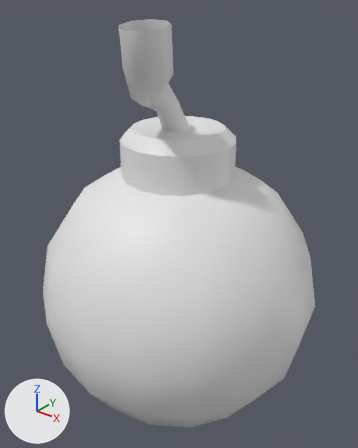
Two versions of the FBX model PFATAL/Assets/_Graph/Meshes/Consommable/Mesh_Bombe.fbx, one commit apart.
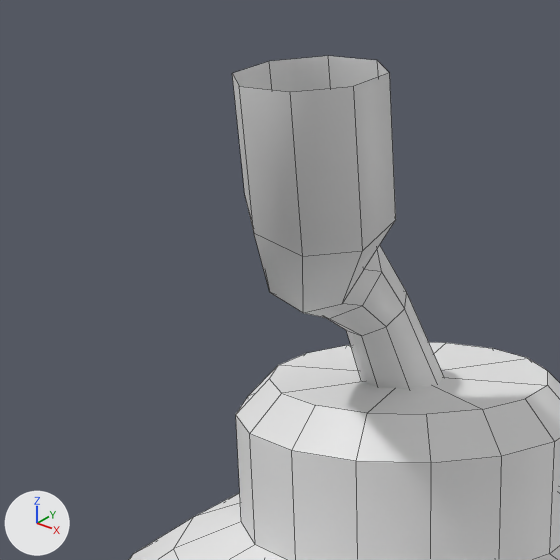
Old and new are each drawn whole from a camera (50 mm lens) standing at (0.397, -0.494, 0.608) and looking at (-0.003, 0.005, 0.298) and again close up on the part from 11% to 64% of the width and 0% to 42% of the height. Lighting does not change. The marker at lower left points along +X, +Y and +Z. The last two pictures show the newer version. The close-ups show mesh edges as thin lines.

The first close-up shows 'Mesh_Bombe'.
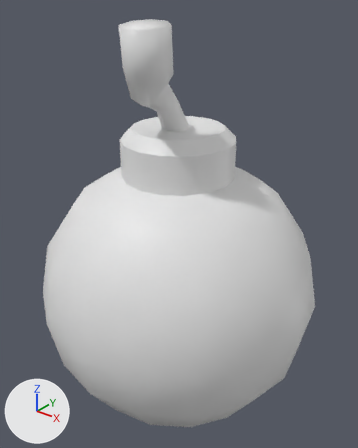
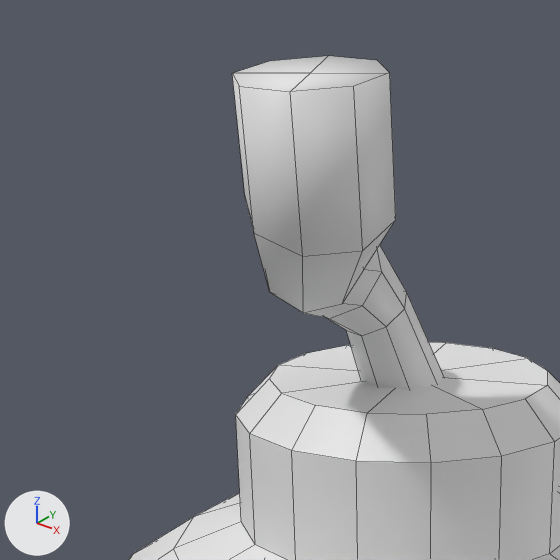
The newer file is also turned or shifted as a whole; pictures and numbers use the older file's frame.

Location of each change, [x1, y1, x2, y2] in pixels of the close-ups (560 x 560 px):
```json
{"part": 1, "of": "me_mesh_bombe_001", "change": "added", "after": [232, 56, 389, 92]}
```

Edits to the scene script, one JSON object a line:
```json
{"block": "me_mesh_bombe_001", "where": "# used by ob_mesh_bombe; location = (0.0, 0.0, 0.0)"}
{"block": "me_mesh_bombe_001", "where": "# verts and faces of me_mesh_bombe_001; kept vertices keep their numbers, new ones are numbered from 210"}
{"block": "me_mesh_bombe_001", "where": "# before: 202 (0.054, -0.078, 0.57) at pixel (389, 72), 203 (0.037, -0.064, 0.573) at pixel (377, 60), 204 (0.016, -0.067, 0.574) at pixel (328, 55), 205 (0.002, -0.083, 0.572) at pixel (269, 61), 206 (0.004, -0.104, 0.569) at pixel (232, 73)"}
{"block": "me_mesh_bombe_001", "where": "# before: 207 (0.021, -0.117, 0.567) at pixel (239, 86), 208 (0.042, -0.115, 0.566) at pixel (290, 91), 209 (0.056, -0.099, 0.567) at pixel (353, 86)"}
{"op": "remove", "block": "me_mesh_bombe_001", "code": "me_mesh_bombe_001.from_pydata(...)  # 210 vertices, 208 faces; spans x -0.2..0.2, y -0.2..0.2, z 0.0..0.574"}
{"op": "add", "block": "me_mesh_bombe_001", "code": "me_mesh_bombe_001.from_pydata(...)  # 211 vertices, 212 faces; spans x -0.2..0.2, y -0.2..0.2, z 0.0..0.574"}
{"block": "me_mesh_bombe_001", "change": "me_mesh_bombe_001 part 1"}
{"op": "add", "block": "me_mesh_bombe_001", "code": "verts[210] = (0.029, -0.091, 0.57)  # pixel (310, 73)"}
{"op": "add", "block": "me_mesh_bombe_001", "code": "faces += [(202, 203, 204, 210), (204, 205, 206, 210), (206, 207, 208, 210), (202, 210, 208, 209)]"}
```
